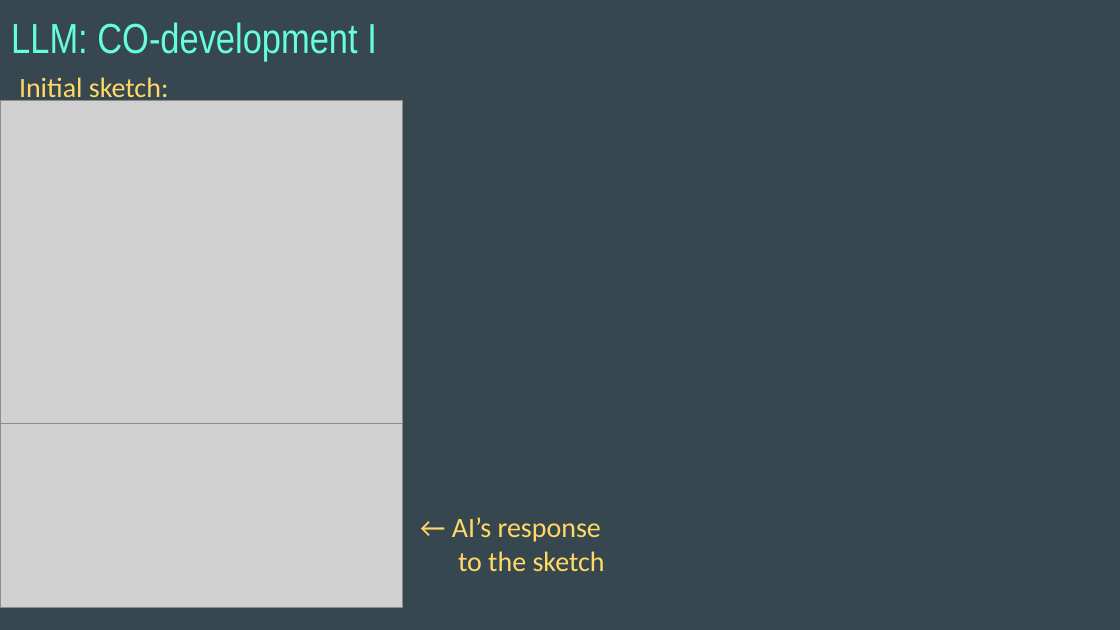
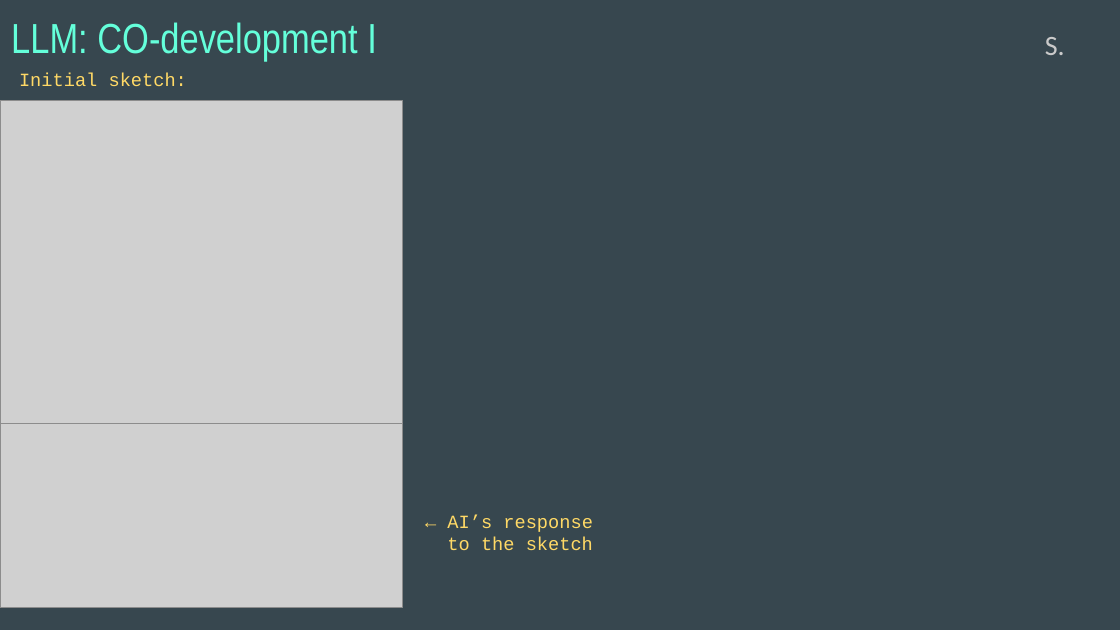
Before and after one commit to TTUlanov/CCSA-61931, a slide deck: slide 4 of TAS.pptx. Drawn at 1120x630 pixels with LibreOffice and Linux fonts; fonts in the diff are those of the drawing; grey boxes stand for pictures. Boxes give left, top, right and bottom in pixels: in the first picture for what was removed or moved away, otherwise in the second. Text is boxed around its words. In the diff, an @@ line names an element or a change of style, - is before the commit and + after.

```diff
--- a/TAS.pptx
+++ b/TAS.pptx
@@ text "Initial sketch:" at [19, 73, 187, 86]: size 18 to 12 pt, font Calibri to Courier New @@
@@ text added at [1045, 37, 1065, 55], 18 pt, text #CACACA @@
+S.
@@ text "← AI’s response" at [447, 515, 593, 550]: size 18 to 12 pt, font Calibri to Courier New @@
```
Also in this commit, not shown: 9 other slides changed.
